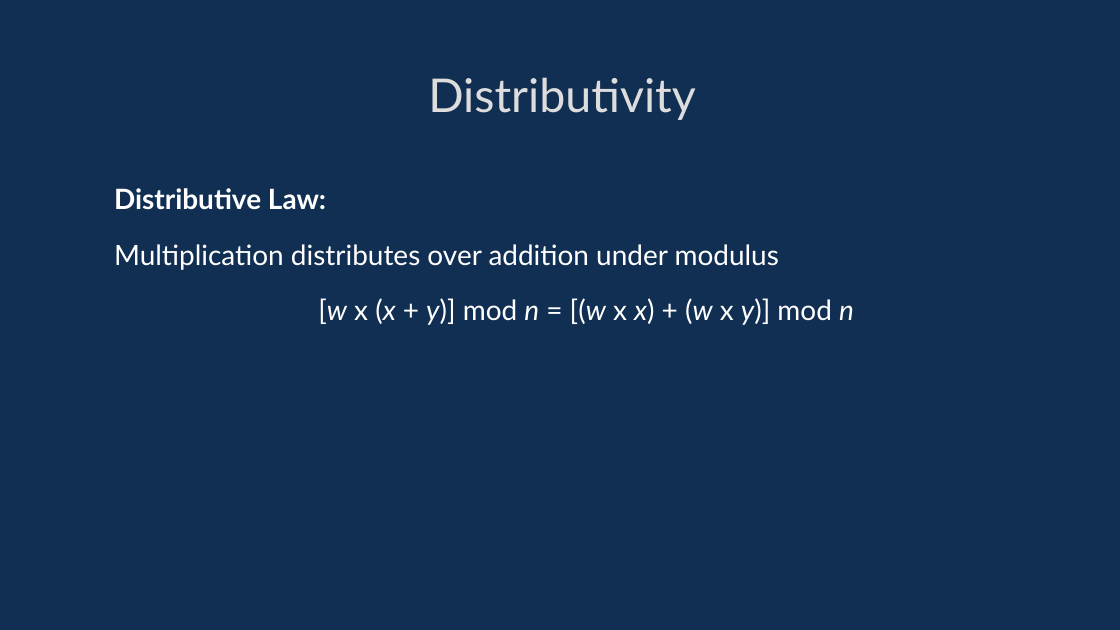
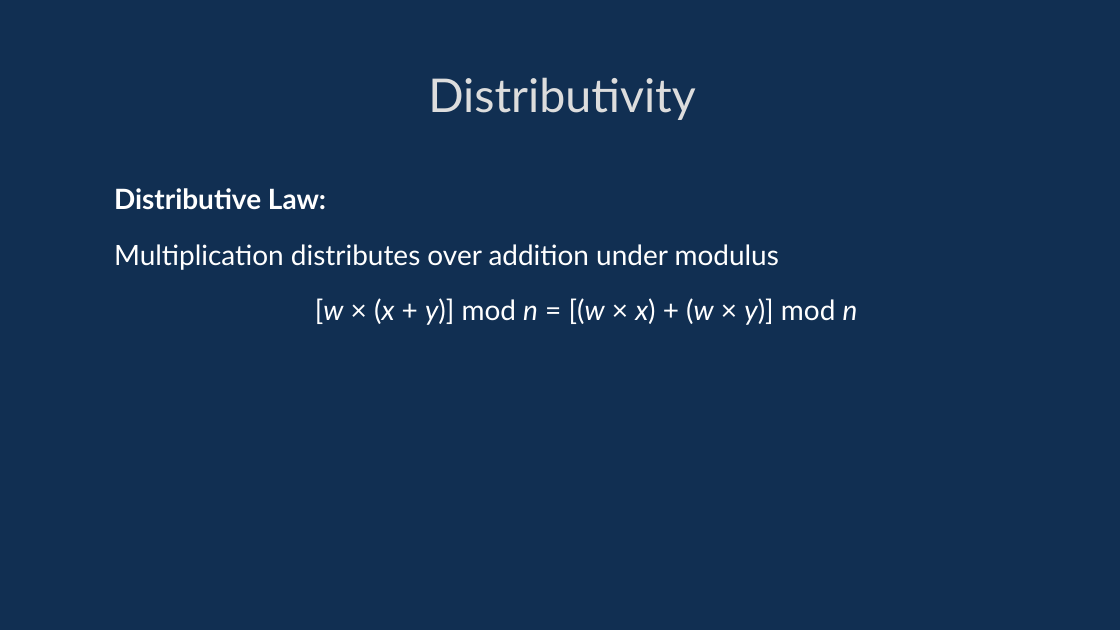
Before and after one commit to davidgundry/maths22-23, a slide deck: slide 48 of slides/maths-2-modular-arithmetic.odp. Drawn at 1120x630 pixels with LibreOffice and Linux fonts; fonts in the diff are those of the drawing. Boxes give left, top, right and bottom in pixels: in the first picture for what was removed or moved away, otherwise in the second. Text is boxed around its words. In the diff, an @@ line names an element or a change of style, - is before the commit and + after.

```diff
--- a/slides/maths-2-modular-arithmetic.odp
+++ b/slides/maths-2-modular-arithmetic.odp
@@ text at (x1=315, y1=298, x2=858, y2=325): text changed @@
-[w x (x + y)] mod n = [(w x x) + (w x y)] mod n
+[w × (x + y)] mod n = [(w × x) + (w × y)] mod n
```
Also in this commit, not shown: 10 other slides changed, 10 other files.
